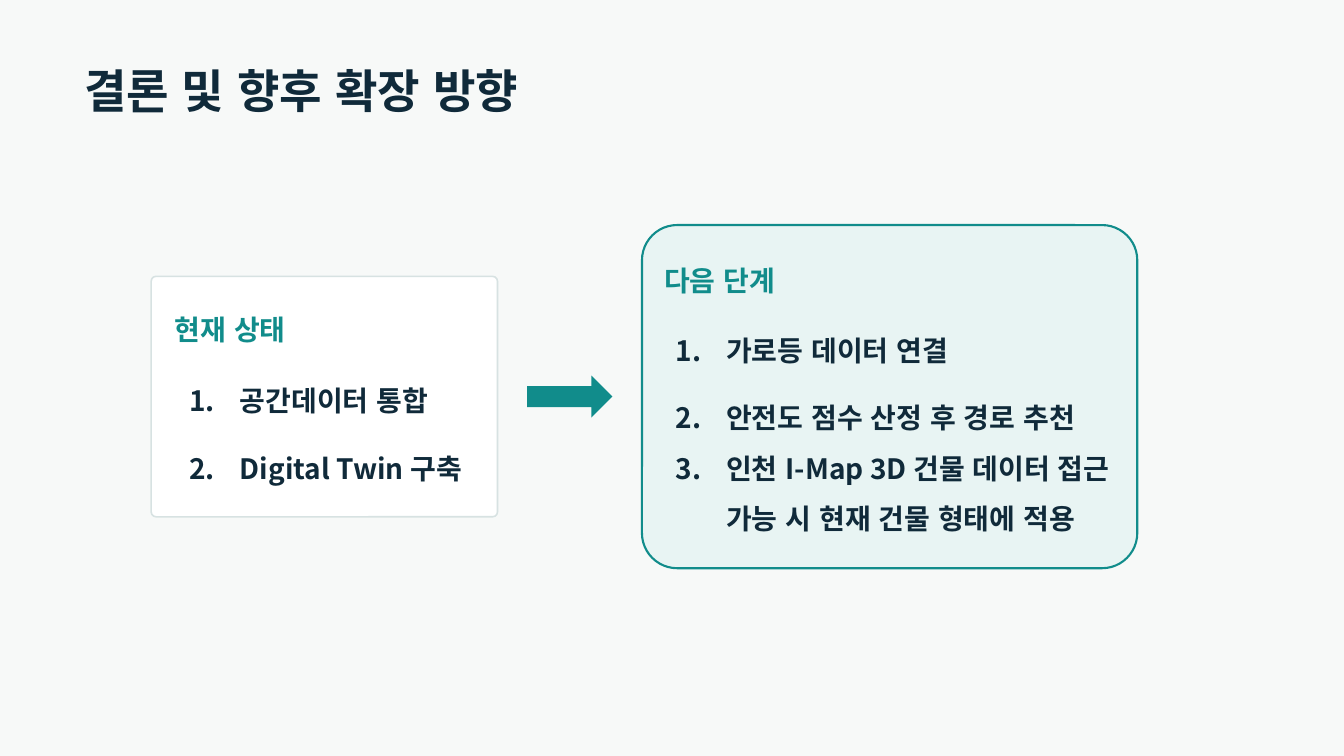
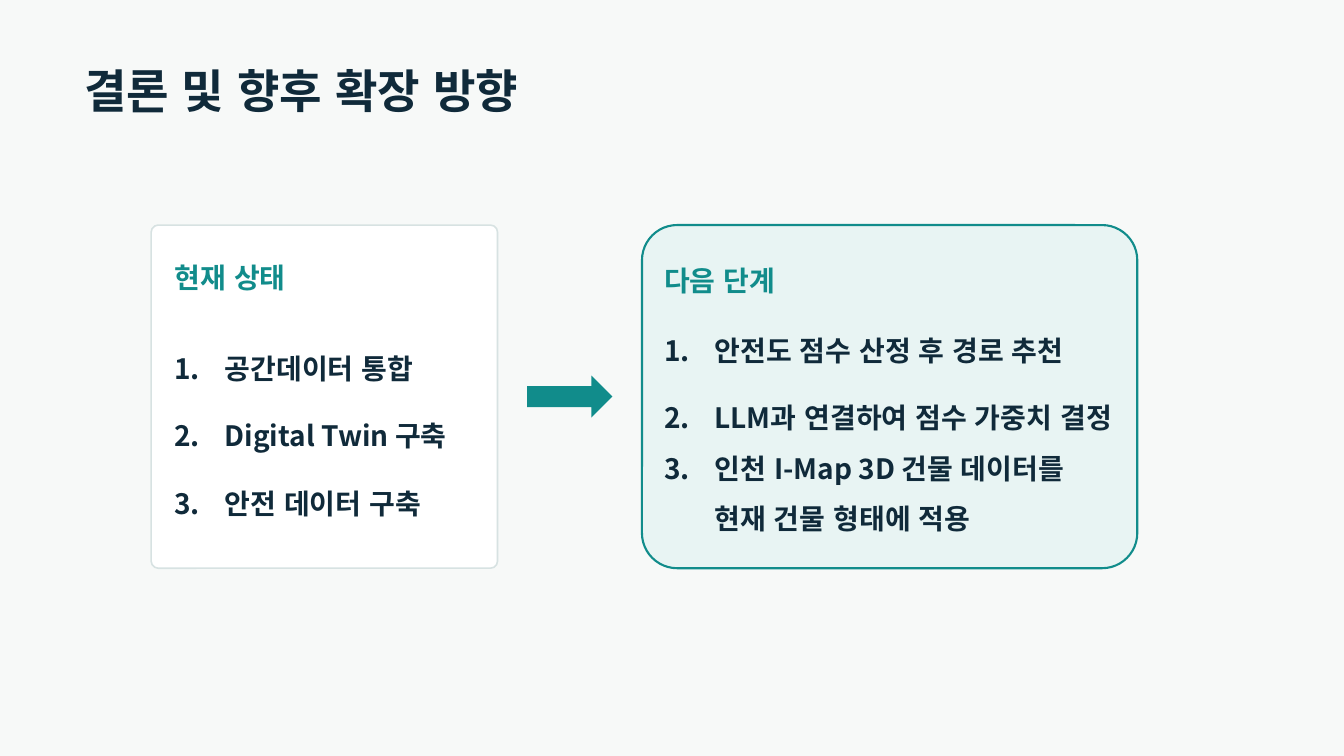
Before and after one commit to taein0926/SafeAlley, a slide deck: slide 11 of output/SafeAlley_Digital_Twin_발표자료_8p_v3.pptx (slide 10 before the commit). Drawn at 1344x756 pixels with LibreOffice and Linux fonts; fonts in the diff are those of the drawing. Boxes give left, top, right and bottom in pixels: in the first picture for what was removed or moved away, otherwise in the second. Text is boxed around its words. In the diff, an @@ line names an element or a change of style, - is before the commit and + after.

```diff
--- a/output/SafeAlley_Digital_Twin_발표자료_8p_v3.pptx
+++ b/output/SafeAlley_Digital_Twin_발표자료_8p_v3.pptx
@@ rounded rectangle: place and size @@
-rounded rectangle at box(151, 276, 498, 517)
+rounded rectangle at box(151, 225, 498, 568)
@@ text "현재 상태": place and size @@
-text "현재 상태" at box(175, 316, 286, 343)
+text "현재 상태" at box(175, 264, 286, 291)
@@ text "안전도 점수 산정 후 경로 ...": place and size @@
-text "안전도 점수 산정 후 경로 ..." at box(726, 337, 1110, 532)
+text "안전도 점수 산정 후 경로 ..." at box(715, 337, 1112, 532)
@@ text "공간데이터 통합": place and size @@
-text "공간데이터 통합" at box(240, 387, 462, 482)
+text "공간데이터 통합" at box(225, 355, 447, 517)
@@ text at box(726, 337, 949, 364): paragraph removed @@
-1. 가로등 데이터 연결
@@ text at box(715, 404, 1112, 532): text changed @@
-3. 인천 I-Map 3D 건물 데이터 접근 가능 시 현재 건물 형태에 적용
+2. LLM과 연결하여 점수 가중치 결정
+3. 인천 I-Map 3D 건물 데이터를 현재 건물 형태에 적용
@@ text at box(225, 490, 421, 517): paragraph added @@
+3. 안전 데이터 구축
```
Also in this commit, not shown: 2 other slides changed, 1 slide added, 12 other files.
